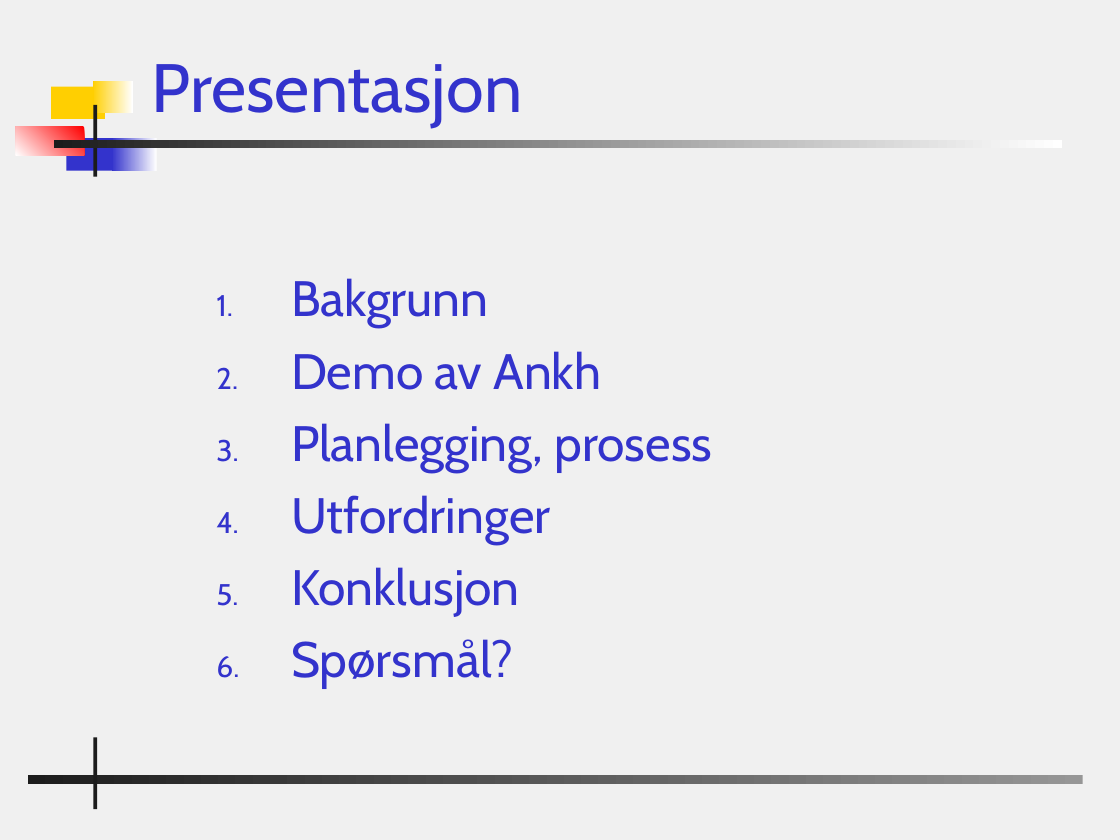
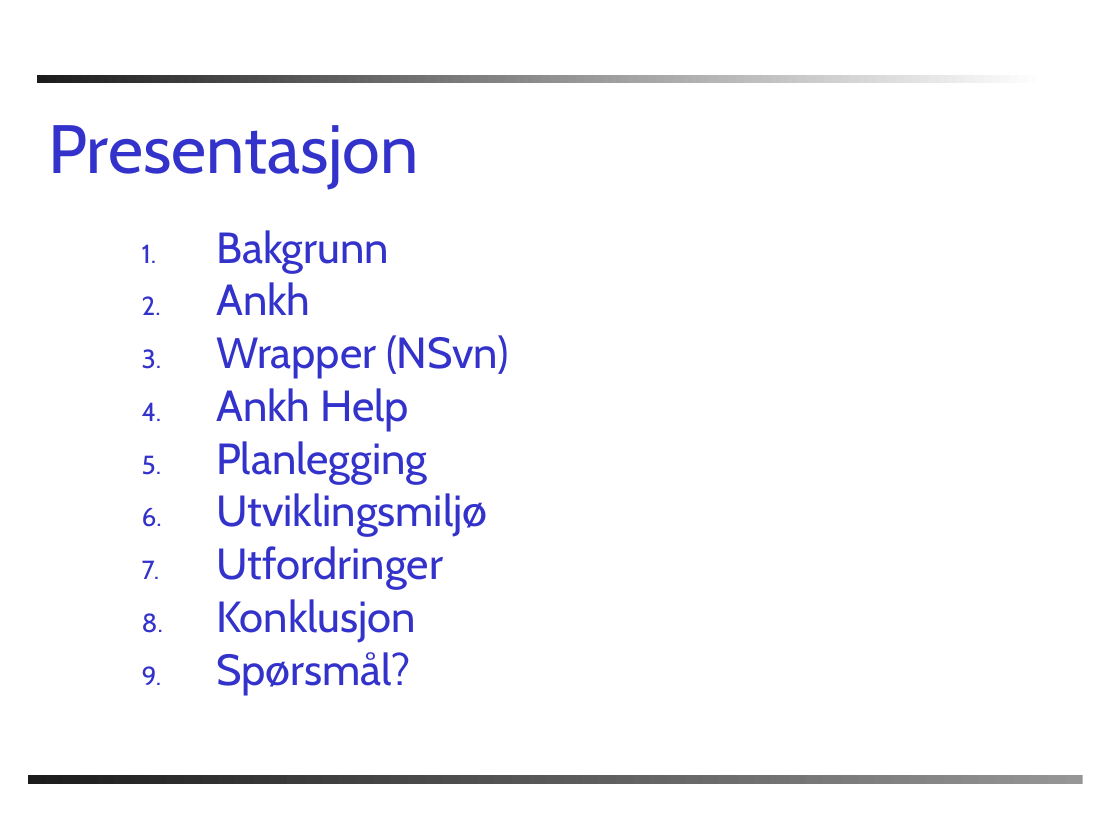
Before and after one commit to chucker/AnkhSVN, a slide deck: slide 2 of doc/powerpoint/Subversion_addin_for_VS.NET.ppt. Drawn at 1120x840 pixels with LibreOffice and Linux fonts; fonts in the diff are those of the drawing; background and template pictures are left out. Boxes give left, top, right and bottom in pixels: in the first picture for what was removed or moved away, otherwise in the second. Text is boxed around its words. In the diff, an @@ line names an element or a change of style, - is before the commit and + after.

```diff
--- a/doc/powerpoint/Subversion_addin_for_VS.NET.ppt
+++ b/doc/powerpoint/Subversion_addin_for_VS.NET.ppt
@@ background #F0F0F0 to #FFFFFF @@
@@ rectangle: place and size @@
-rectangle at [54,140,1062,149]
+rectangle at [37,75,1045,84]
@@ rectangle removed at [52,86,105,119] @@
@@ rectangle removed at [93,81,133,113] @@
@@ title "Presentasjon": place and size @@
-title "Presentasjon" at [152,64,522,127]
+title "Presentasjon" at [48,125,418,189]
@@ rectangle removed at [93,105,96,177] @@
@@ rectangle removed at [16,127,84,156] @@
@@ rectangle removed at [66,138,118,170] @@
@@ rectangle removed at [112,138,157,170] @@
@@ text "Bakgrunn": place and size @@
-text "Bakgrunn" at [291,278,712,688]
+text "Bakgrunn" at [216,230,508,695]
@@ text at [216,230,443,695]: size 32 to 28 pt in "Bakgrunn", "Utfordringer", "Konklusjon", "Spørsmål?"; line spacing 1 to 0.8; less space between paragraphs @@
@@ text at [216,282,508,537]: text changed; size 32 to 28 pt @@
-2. Demo av Ankh
-3. Planlegging, prosess
+2. Ankh
+3. Wrapper (NSvn)
+4. Ankh Help
+5. Planlegging
+6. Utviklingsmiljø
@@ rectangle removed at [93,737,96,809] @@
```
Also in this commit, not shown: 22 other slides changed, 1 slide added, 1 slide removed.
